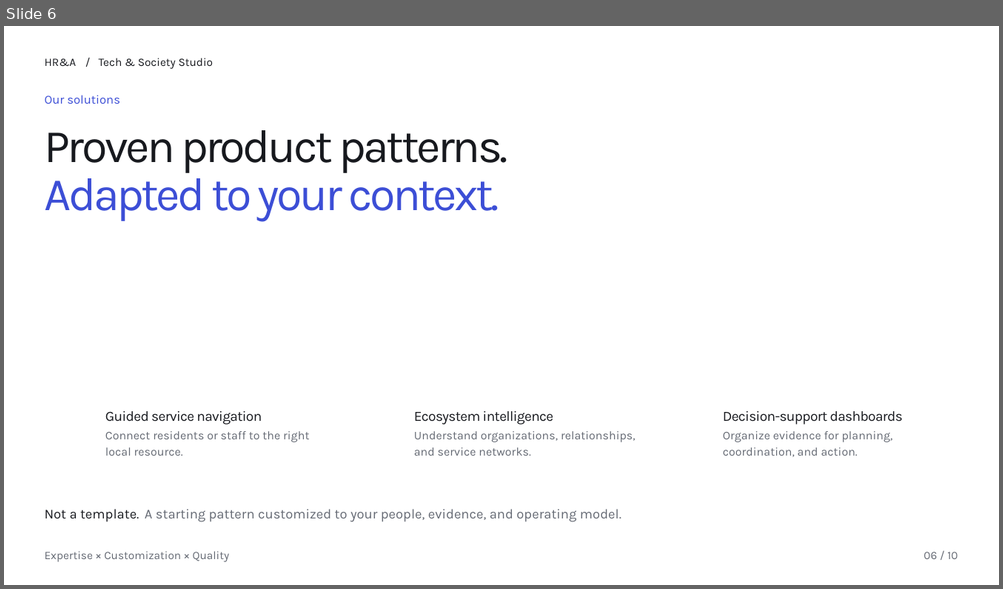
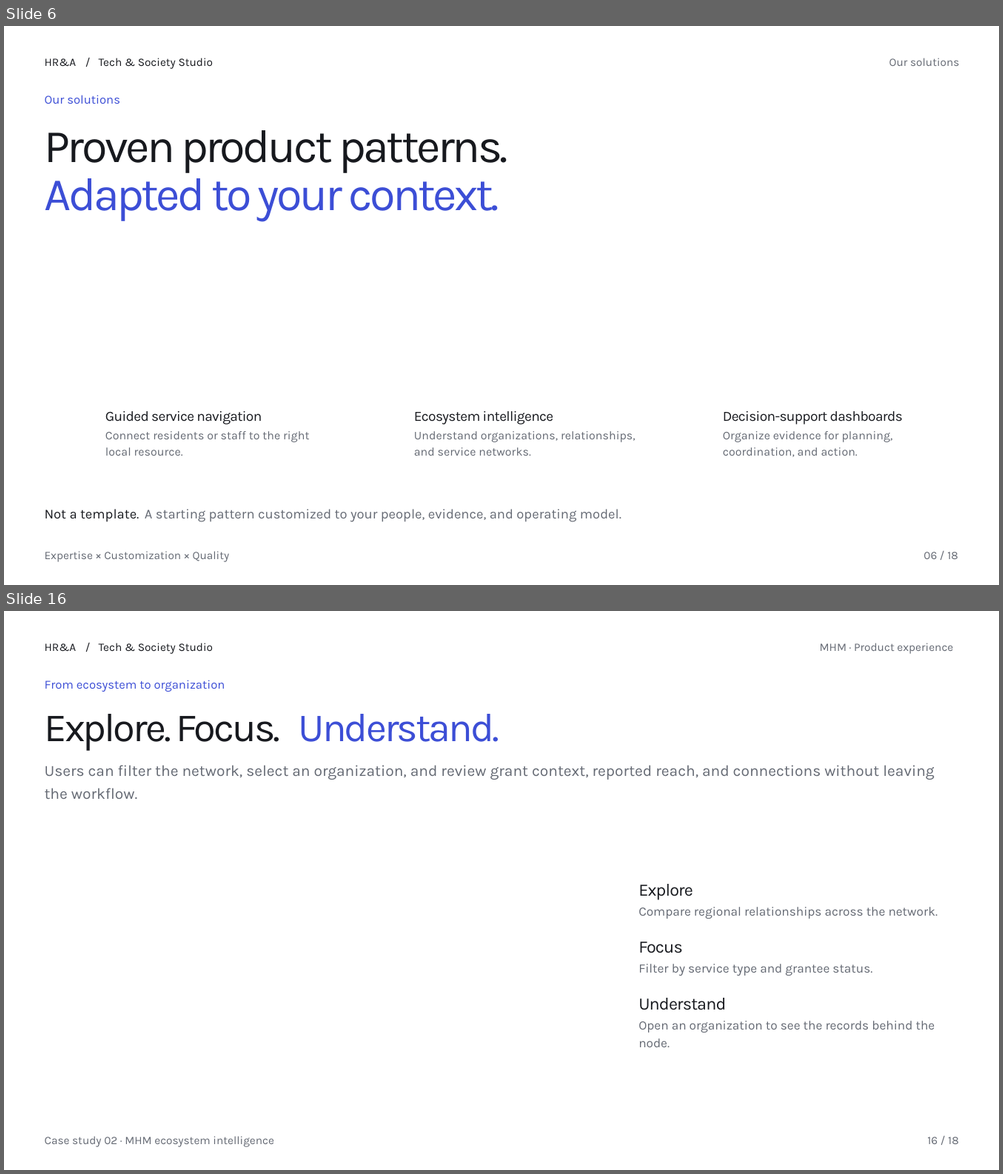
Before and after one commit to Alphaam/cc-chatbot-dev, a slide deck: public/presentation/studio-editable.pptx. Shown one above the other, each under a label of ours: slide 6 before the commit, slides 6 and 16 after it; the slides between them are not shown. The pictures are 1003x589 and 1003x1174 pixels, drawn with LibreOffice and Linux fonts; fonts in the diff are those of the drawing; background and template pictures are left out. Boxes give left, top, right and bottom in pixels: in the first picture for what was removed or moved away, otherwise in the second. Text is boxed around its words. In the diff, an @@ line names an element or a change of style, - is before the commit and + after.

```diff
--- a/public/presentation/studio-editable.pptx
+++ b/public/presentation/studio-editable.pptx
@@ slide 16 added at [4, 611, 999, 1170], background picture (left out) @@
@@ text added at [45, 644, 77, 651], 13.2 pt, text #17191E @@
+HR&A
@@ text added at [85, 640, 95, 655], 13.2 pt, text #17191E @@
+/
@@ text added at [99, 643, 213, 654], 13.2 pt, text #17191E @@
+Tech & Society Studio
@@ text added at [819, 643, 953, 654], 13.2 pt, text #646973 @@
+MHM · Product experience
@@ text added at [45, 680, 225, 692], 14.3 pt, text #3C4ED6 @@
+From ecosystem to organization
@@ text added at [45, 714, 281, 751], 46.6 pt, text #17191E @@
+Explore. Focus.
@@ text added at [299, 714, 500, 742], 46.6 pt, text #3C4ED6 @@
+Understand.
@@ text added at [45, 765, 934, 780], 18 pt, text #646973 @@
+Users can filter the network, select an organization, and review grant context, reported reach, and connections without leaving
@@ text added at [45, 788, 138, 799], 18 pt, text #646973 @@
+the workflow.
@@ text added at [609, 886, 621, 906], 16.4 pt, text #FFFFFF @@
+1
@@ text added at [638, 884, 693, 900], 20.1 pt, text #17191E @@
+Explore
@@ text added at [638, 907, 938, 919], 14.8 pt, text #646973 @@
+Compare regional relationships across the network.
@@ text added at [607, 943, 623, 963], 16.4 pt, text #FFFFFF @@
+2
@@ text added at [638, 942, 683, 954], 20.1 pt, text #17191E @@
+Focus
@@ text added at [638, 964, 872, 976], 14.8 pt, text #646973 @@
+Filter by service type and grantee status.
@@ text added at [607, 999, 623, 1019], 16.4 pt, text #FFFFFF @@
+3
@@ text added at [638, 998, 726, 1011], 20.1 pt, text #17191E @@
+Understand
@@ text added at [638, 1021, 935, 1033], 14.8 pt, text #646973 @@
+Open an organization to see the records behind the
@@ text added at [638, 1039, 669, 1048], 14.8 pt, text #646973 @@
+node.
@@ text added at [45, 1136, 274, 1147], 13.2 pt, text #646973 @@
+Case study 02 · MHM ecosystem intelligence
@@ text added at [927, 1137, 959, 1145], 13.2 pt, text #646973 @@
+16 / 18
@@ slide 6 changed as well @@
@@ text added at [889, 58, 959, 66], 13.2 pt, text #646973 @@
+Our solutions
@@ text at [923, 552, 958, 560]: text changed @@
-06 / 10
+06 / 18
```
Also in this commit, not shown: 6 other slides changed, 10 other slides added, 3 slides removed, 6 other files.
